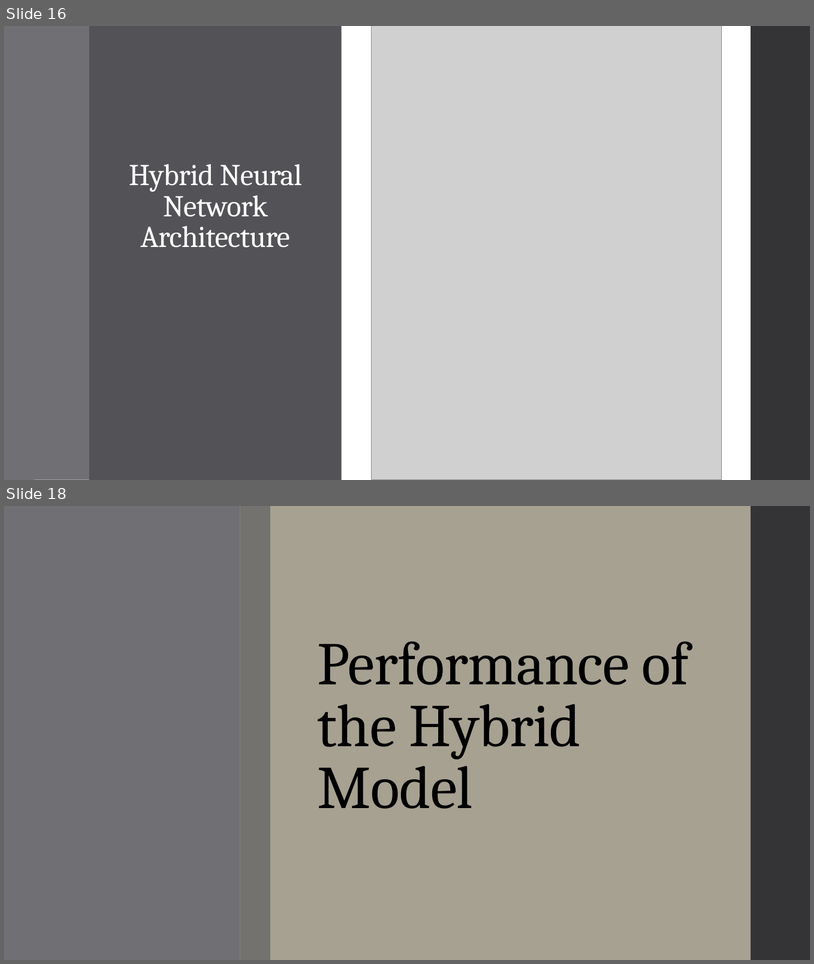
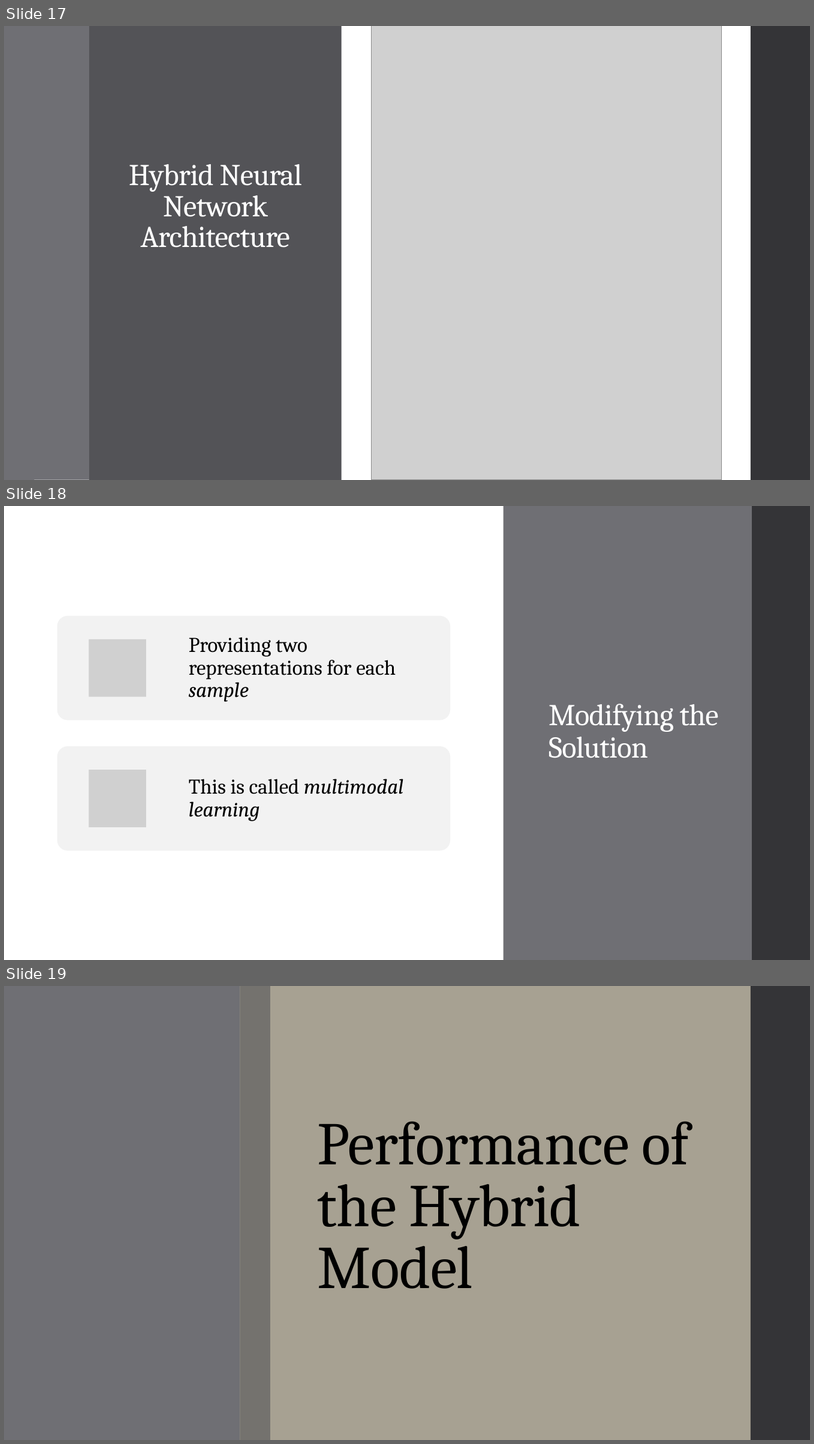
Before and after one commit to landonbuell/Buell-Senior-Thesis, a slide deck: JMMPaper/Musical Instrument Classification Using a Hybrid Neural Network BuellShortv1.pptx. Shown one above the other, each under a label of ours: slides 16 and 18 before the commit, slides 17, 18 and 19 after it; the slides between them are not shown. The pictures are 814x964 and 814x1444 pixels, drawn with LibreOffice and Linux fonts; fonts in the diff are those of the drawing; grey boxes stand for pictures. Boxes give left, top, right and bottom in pixels: in the first picture for what was removed or moved away, otherwise in the second. Text is boxed around its words. In the diff, an @@ line names an element or a change of style, - is before the commit and + after.

```diff
--- a/JMMPaper/Musical Instrument Classification Using a Hybrid Neural Network BuellShortv1.pptx
+++ b/JMMPaper/Musical Instrument Classification Using a Hybrid Neural Network BuellShortv1.pptx
@@ slide 18 added at bbox=[4, 506, 810, 960], background #FFFFFF; not listed: 1 template element that a slide beside it also shows @@
@@ rectangle added at bbox=[504, 506, 752, 960], fill #6F6F74 @@
@@ title added at bbox=[549, 703, 719, 758], 36 pt, text #FFFFFF @@
+Modifying the Solution
@@ group added at bbox=[57, 615, 450, 850]: 2 rounded rectangles, 2 pictures, 2 texts @@
+Providing two representations for each sample
+This is called multimodal learning
@@ what was slide 16 is now slide 17 @@
@@ what was slide 18 is now slide 19 @@
```
Also in this commit, not shown: 7 slides changed, 3 other slides added, 1 slide removed.
